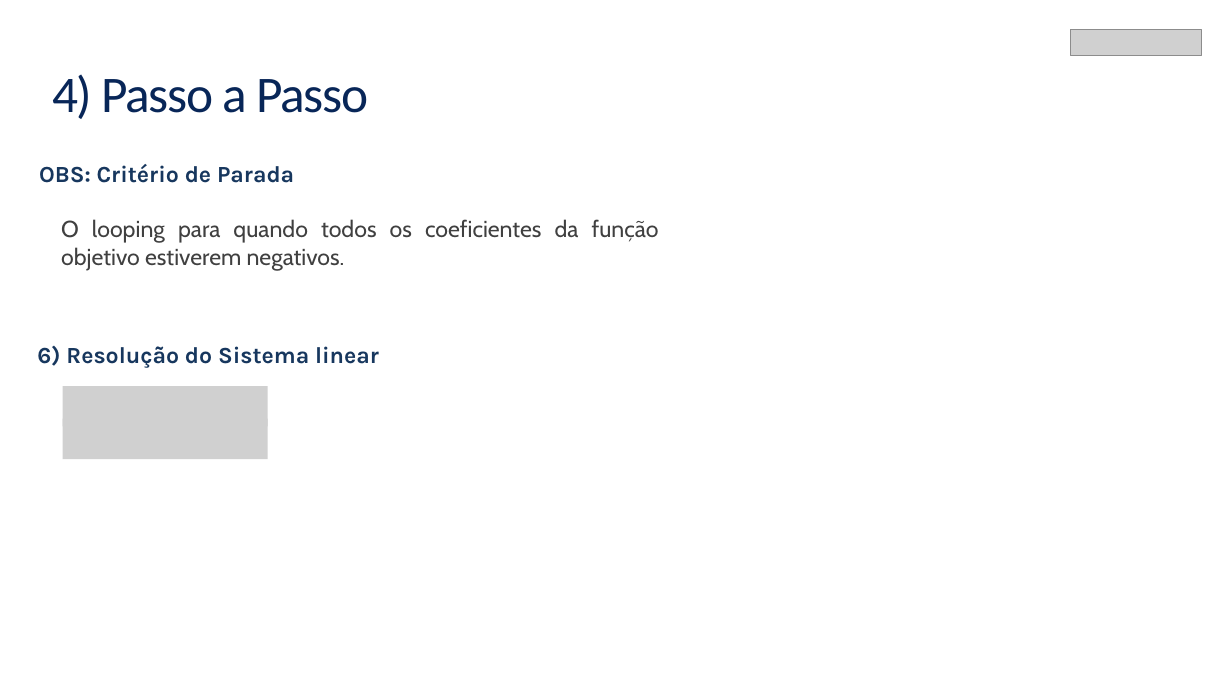
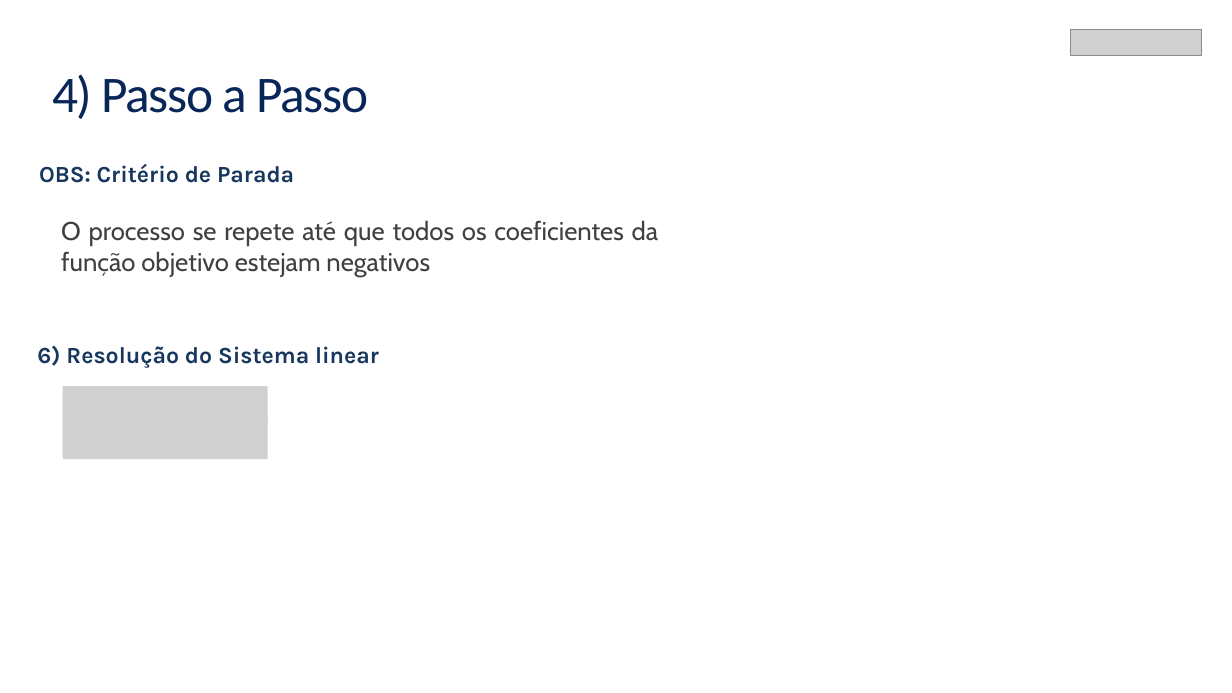
Before and after one commit to sergiosilvar/simplex_prog_linear, a slide deck: slide 26 of APRESENTAÇÃO SIMPLEX.pptx. Drawn at 1232x693 pixels with LibreOffice and Linux fonts; fonts in the diff are those of the drawing; grey boxes stand for pictures. Boxes give left, top, right and bottom in pixels: in the first picture for what was removed or moved away, otherwise in the second. Text is boxed around its words. In the diff, an @@ line names an element or a change of style, - is before the commit and + after.

```diff
--- a/APRESENTAÇÃO SIMPLEX.pptx
+++ b/APRESENTAÇÃO SIMPLEX.pptx
@@ text at <box>61,220,659,276</box>: text changed; size 18 to 20 pt @@
-O looping para quando todos os coeficientes da função objetivo estiverem negativos.
+O processo se repete até que todos os coeficientes da função objetivo estejam negativos
```
Also in this commit, not shown: 13 other slides changed, 1 slide added.
